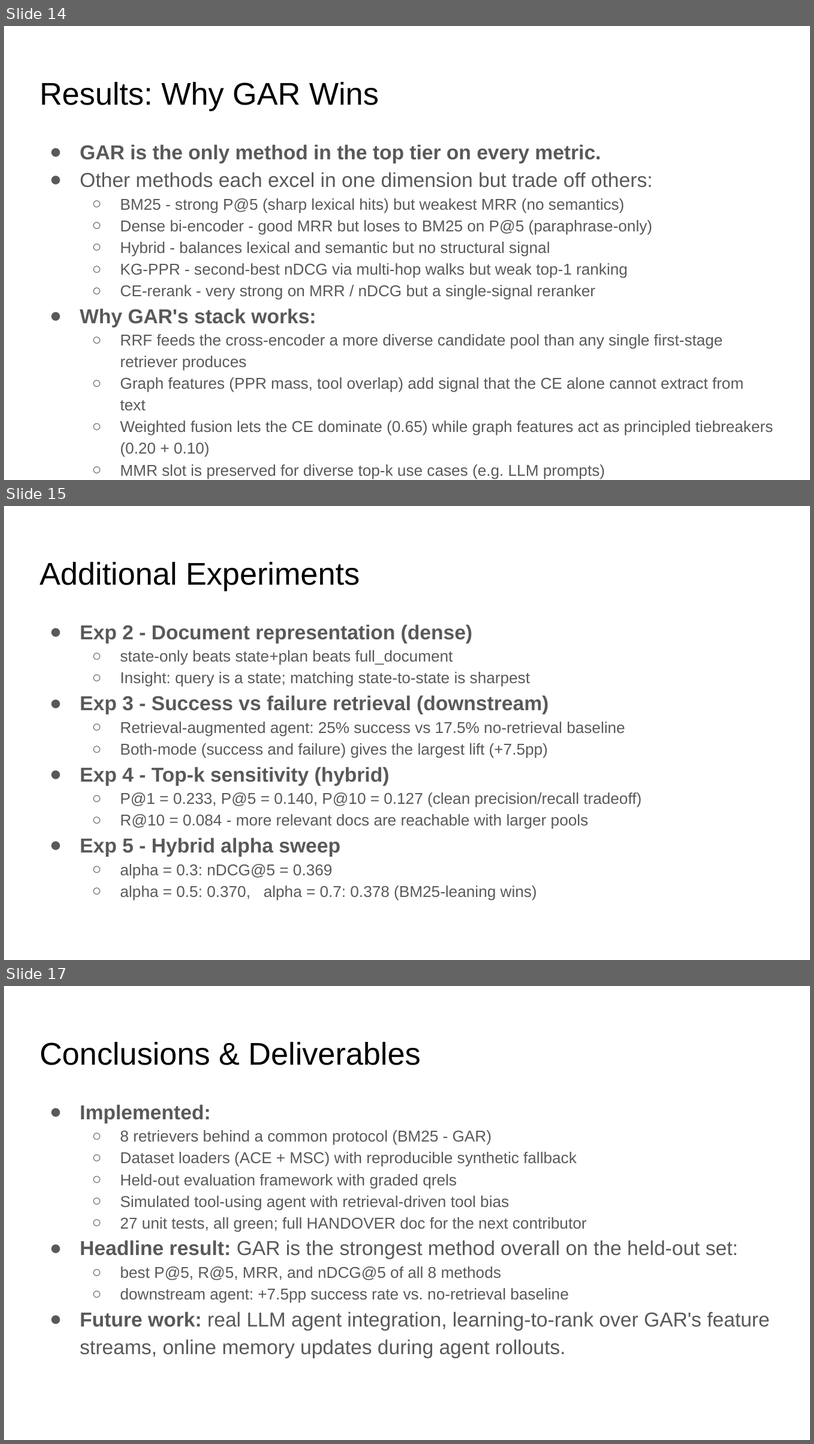
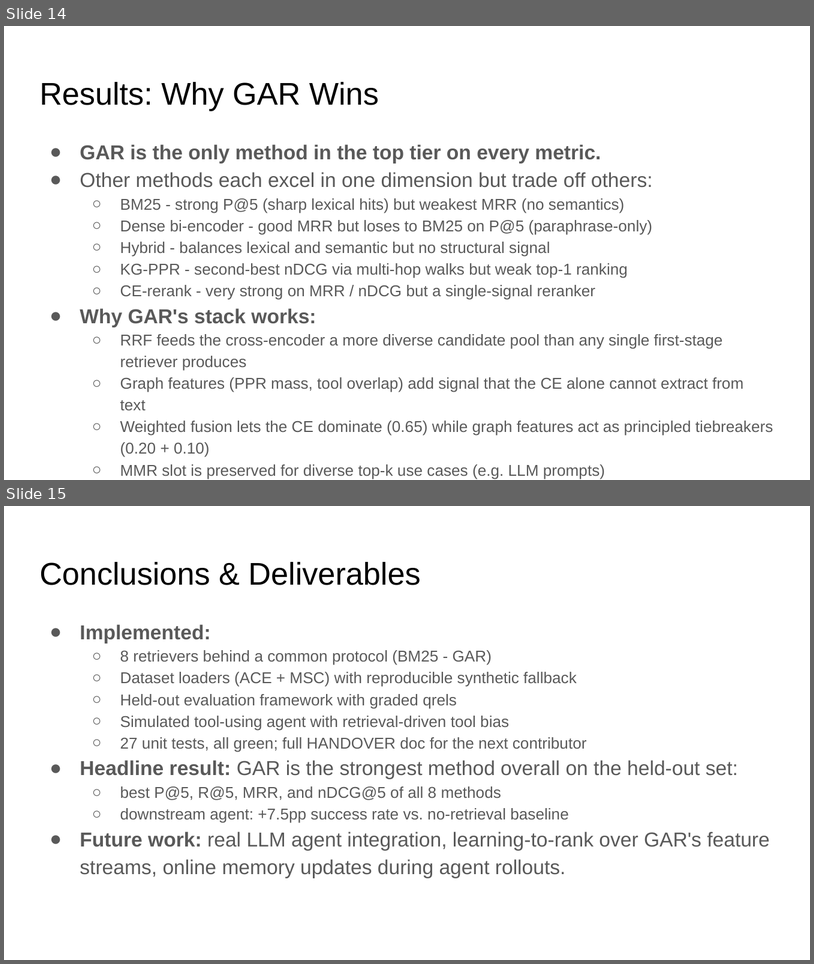
Before and after one commit to akhil-1205/ir-assignment-2, a slide deck: presentation.pptx. Shown one above the other, each under a label of ours: slides 14, 15 and 17 before the commit, slides 14 and 15 after it; the slides between them are not shown. The pictures are 814x1444 and 814x964 pixels, drawn with LibreOffice and Linux fonts; fonts in the diff are those of the drawing. Boxes give left, top, right and bottom in pixels: in the first picture for what was removed or moved away, otherwise in the second. Text is boxed around its words. In the diff, an @@ line names an element or a change of style, - is before the commit and + after.

```diff
--- a/presentation.pptx
+++ b/presentation.pptx
@@ slide 15 removed at <box>4,506,810,960</box>, background #FFFFFF @@
@@ title removed at <box>39,562,360,591</box> @@
-Additional Experiments
@@ text removed at <box>80,624,642,900</box> @@
-● Exp 2 - Document representation (dense)
-  ○ state-only beats state+plan beats full_document
-  ○ Insight: query is a state; matching state-to-state is sharpest
-● Exp 3 - Success vs failure retrieval (downstream)
-  ○ Retrieval-augmented agent: 25% success vs 17.5% no-retrieval baseline
-  ○ Both-mode (success and failure) gives the largest lift (+7.5pp)
-● Exp 4 - Top-k sensitivity (hybrid)
-  ○ P@1 = 0.233, P@5 = 0.140, P@10 = 0.127 (clean precision/recall tradeoff)
-  ○ R@10 = 0.084 - more relevant docs are reachable with larger pools
-● Exp 5 - Hybrid alpha sweep
-  ○ alpha = 0.3: nDCG@5 = 0.369
-  ○ alpha = 0.5: 0.370, alpha = 0.7: 0.378 (BM25-leaning wins)
@@ what was slide 17 is now slide 15 @@
```
Also in this commit, not shown: 4 slides changed, 1 other slide removed.
